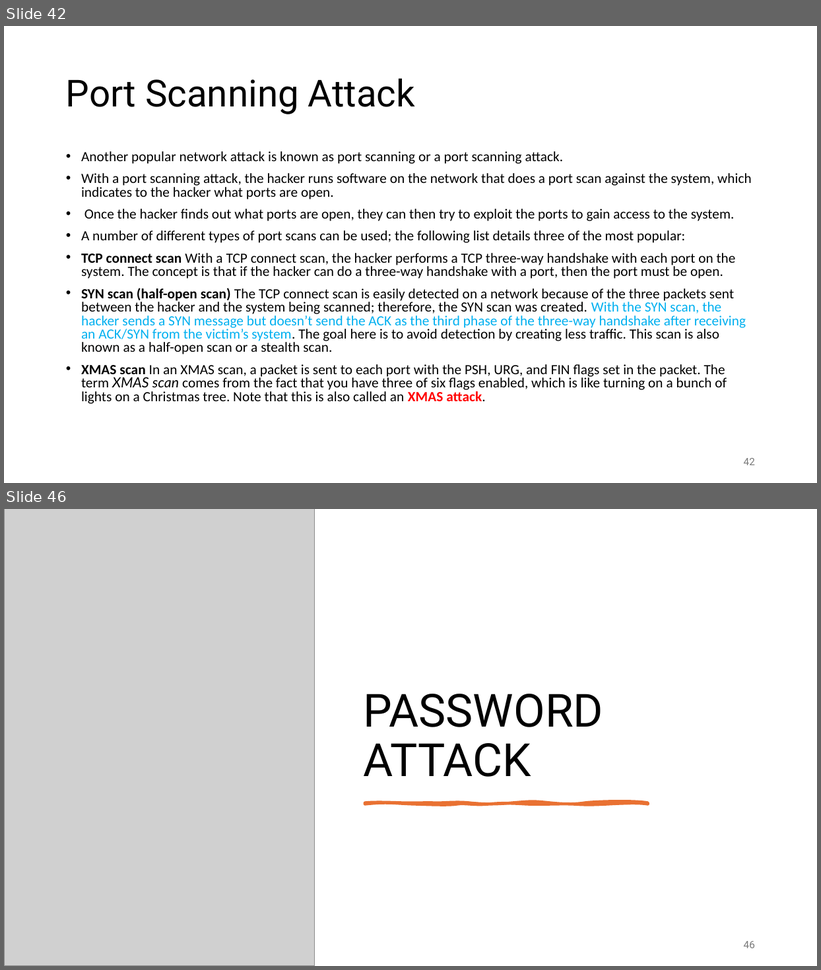
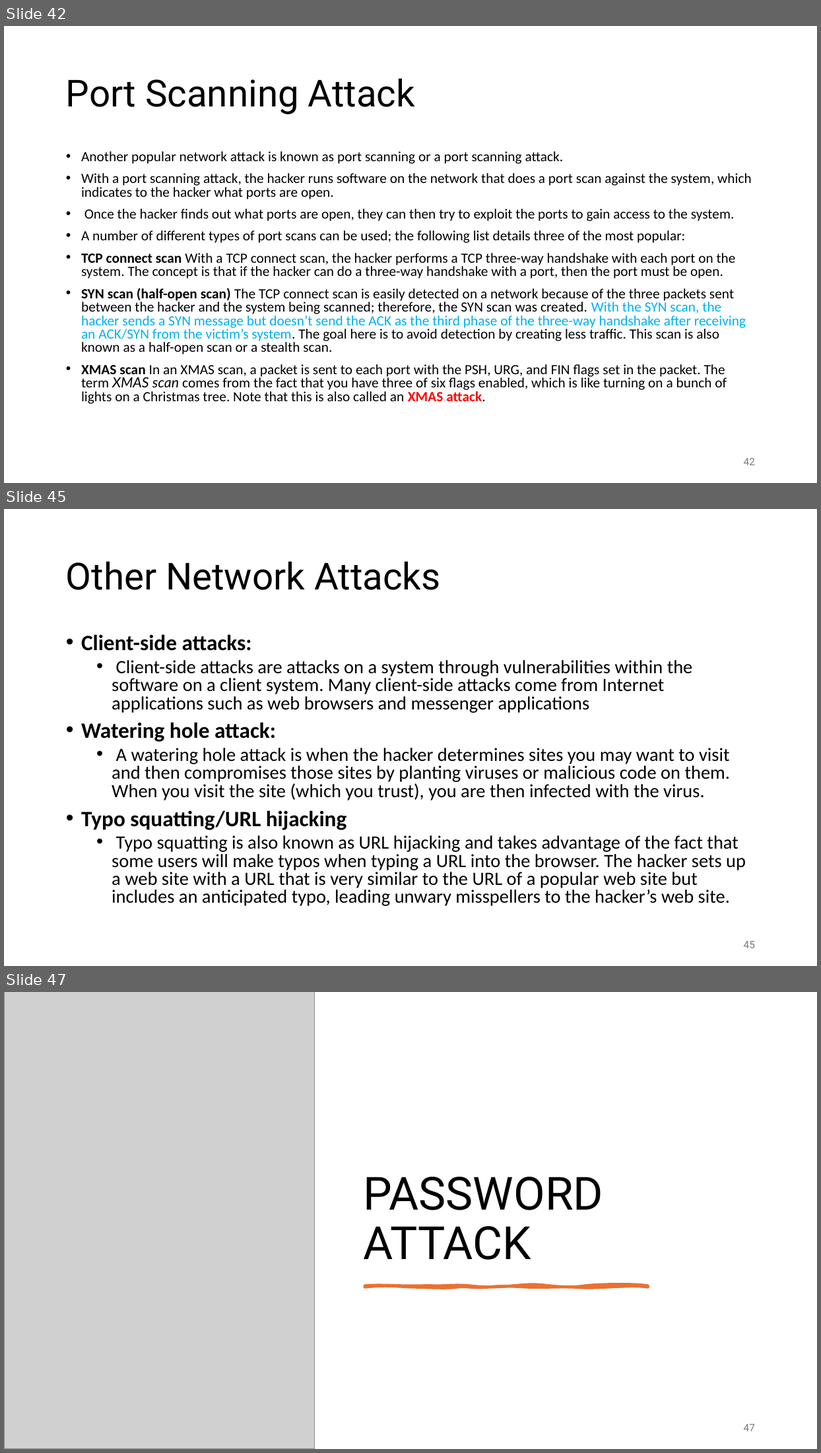
Before and after one commit to shakiliitju/M.Sc-in-ICT, a slide deck: Semester 2/Applied Cyber Security/Lecture/L4.pptx. Shown one above the other, each under a label of ours: slides 42 and 46 before the commit, slides 42, 45 and 47 after it; the slides between them are not shown. The pictures are 821x970 and 821x1453 pixels, drawn with LibreOffice and Linux fonts; fonts in the diff are those of the drawing; grey boxes stand for pictures. Boxes give left, top, right and bottom in pixels: in the first picture for what was removed or moved away, otherwise in the second. Text is boxed around its words. In the diff, an @@ line names an element or a change of style, - is before the commit and + after.

```diff
--- a/Semester 2/Applied Cyber Security/Lecture/L4.pptx
+++ b/Semester 2/Applied Cyber Security/Lecture/L4.pptx
@@ slide 45 added at [4, 509, 817, 966], background #FFFFFF @@
@@ title added at [66, 561, 440, 590], 44 pt, text #000000 @@
+Other Network Attacks
@@ text added at [81, 634, 746, 906], 22.2 pt, text #000000 @@
+• Client-side attacks:
+  • Client-side attacks are attacks on a system through vulnerabilities within the software on a client system. Many client-side attacks come from Internet applications such as web browsers and messenger applications
+• Watering hole attack:
+  • A watering hole attack is when the hacker determines sites you may want to visit and then compromises those sites by planting viruses or malicious code on them. When you visit the site (which you trust), you are then infected with the virus.
+• Typo squatting/URL hijacking
+  • Typo squatting is also known as URL hijacking and takes advantage of the fact that some users will make typos when typing a URL into the browser. The hacker sets up a web site with a URL that is very similar to the URL of a popular web site but includes an anticipated typo, leading unwary misspellers to the hacker’s web site.
@@ page number added at [744, 941, 755, 949], 12 pt, text #797979 @@
+45
@@ what was slide 46 is now slide 47 @@
@@ page number at [744, 1424, 755, 1432]: text changed @@
-46
+47
```
Also in this commit, not shown: 5 slides changed, 8 other files.
